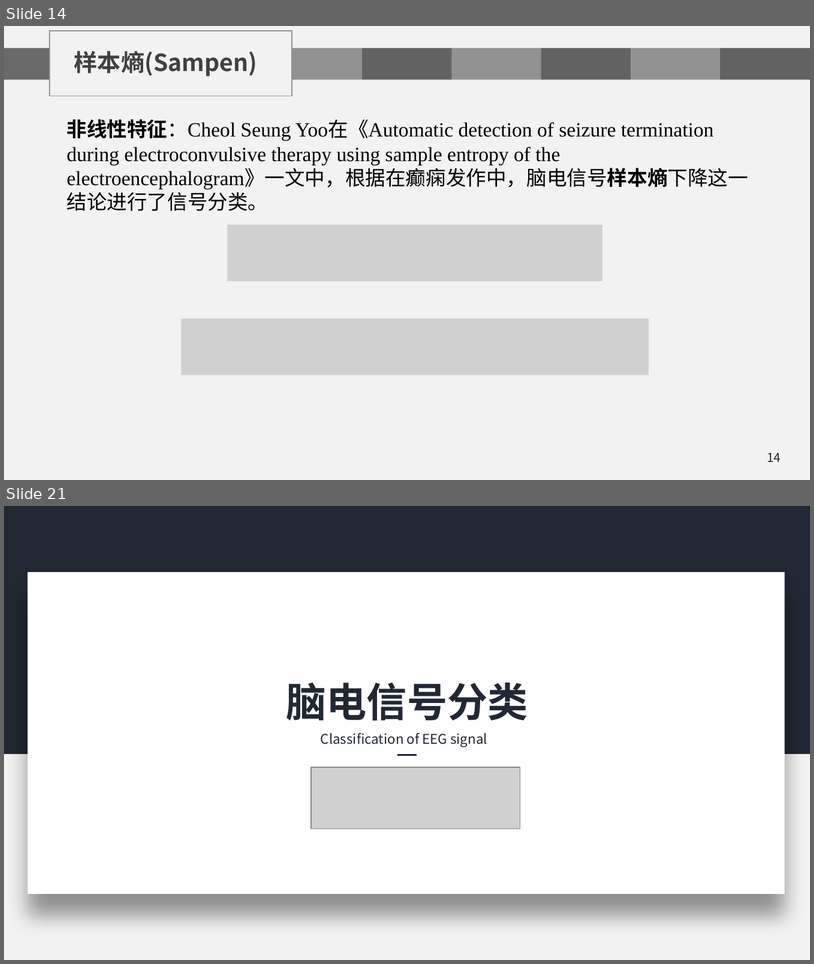
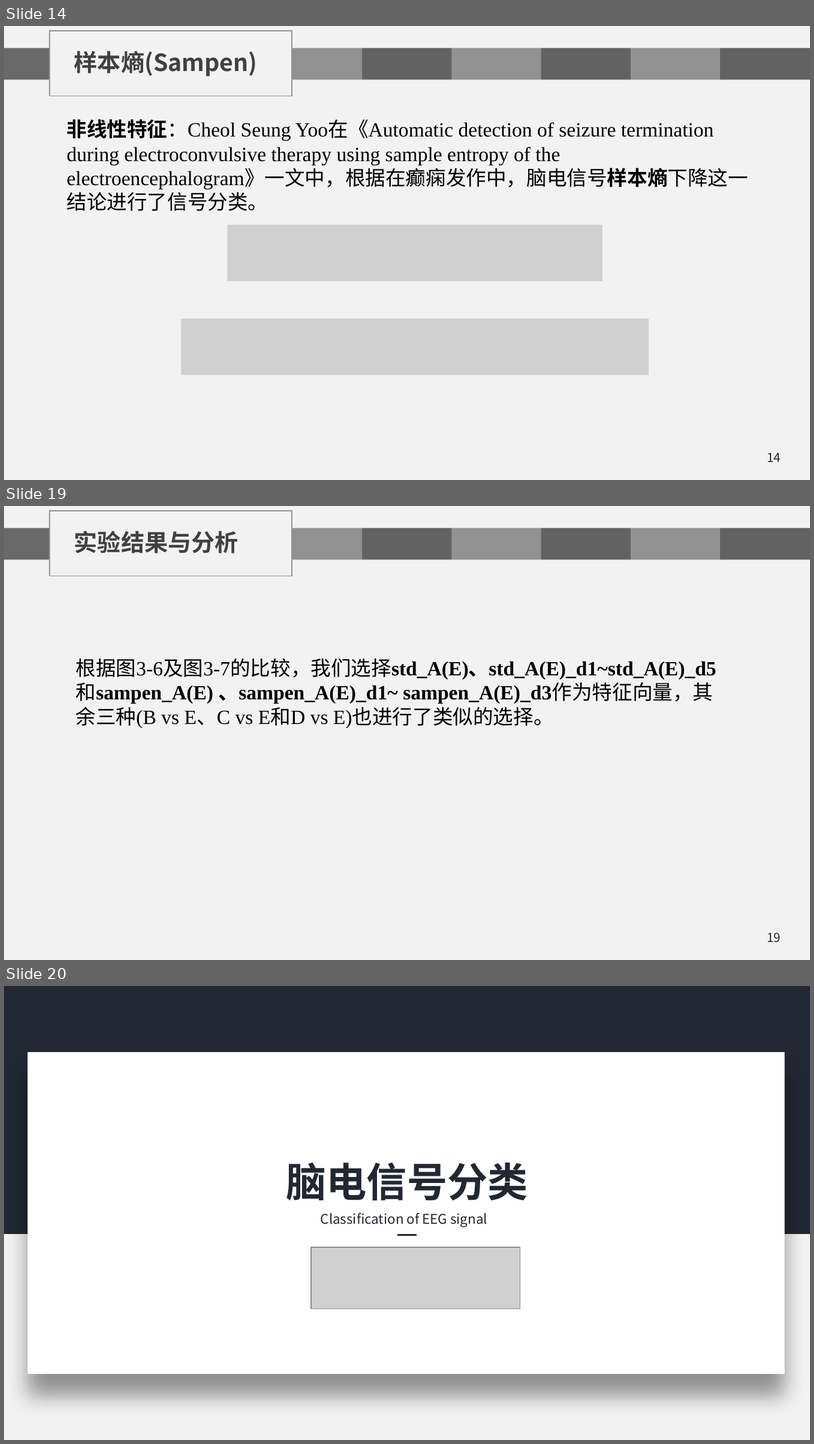
Before and after one commit to chenshuaihua/Graduate, a slide deck: 毕设文件/陈帅华-2016014016-自实1601-中期答辩.pptx. Shown one above the other, each under a label of ours: slides 14 and 21 before the commit, slides 14, 19 and 20 after it; the slides between them are not shown. The pictures are 814x964 and 814x1444 pixels, drawn with LibreOffice and Linux fonts; fonts in the diff are those of the drawing; grey boxes stand for pictures; background and template pictures are left out. Boxes give left, top, right and bottom in pixels: in the first picture for what was removed or moved away, otherwise in the second. Text is boxed around its words. In the diff, an @@ line names an element or a change of style, - is before the commit and + after.

Commit message:
新增分类结果.xlsx，将所有分类结果移到其中,进一步完善中期答辩ppt

```diff
--- a/毕设文件/陈帅华-2016014016-自实1601-中期答辩.pptx
+++ b/毕设文件/陈帅华-2016014016-自实1601-中期答辩.pptx
@@ slide 19 added at [4,506,810,960], background #F2F2F2 @@
@@ rectangle added at [50,511,293,576], outline #929292 1 pt @@
@@ text added at [74,531,239,553], 21 pt, text #404040, bold @@
+实验结果与分析
@@ group added at [4,528,810,559]: 7 rectangles @@
@@ text added at [76,658,717,728], 18 pt, text #000000, bold @@
+根据图3-6及图3-7的比较，我们选择std_A(E)、std_A(E)_d1~std_A(E)_d5和sampen_A(E) 、sampen_A(E)_d1~ sampen_A(E)_d3作为特征向量，其余三种(B vs E、C vs E和D vs E)也进行了类似的选择。
@@ page number added at [768,932,782,942], 11 pt, text #262626 @@
+19
@@ what was slide 21 is now slide 20 @@
```
Also in this commit, not shown: 5 slides changed, 3 other slides added, 1 slide removed, 24 other files.
